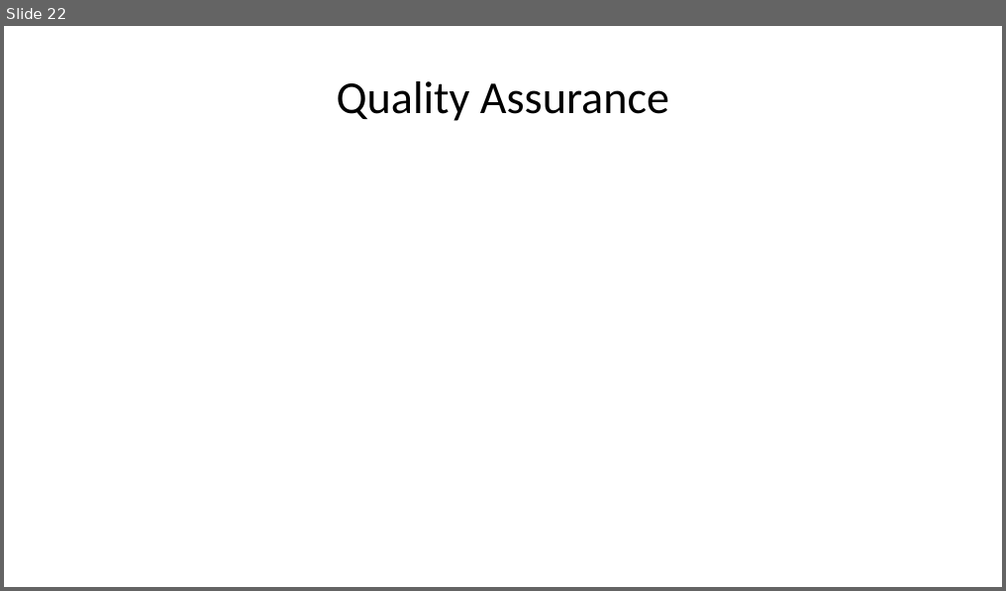
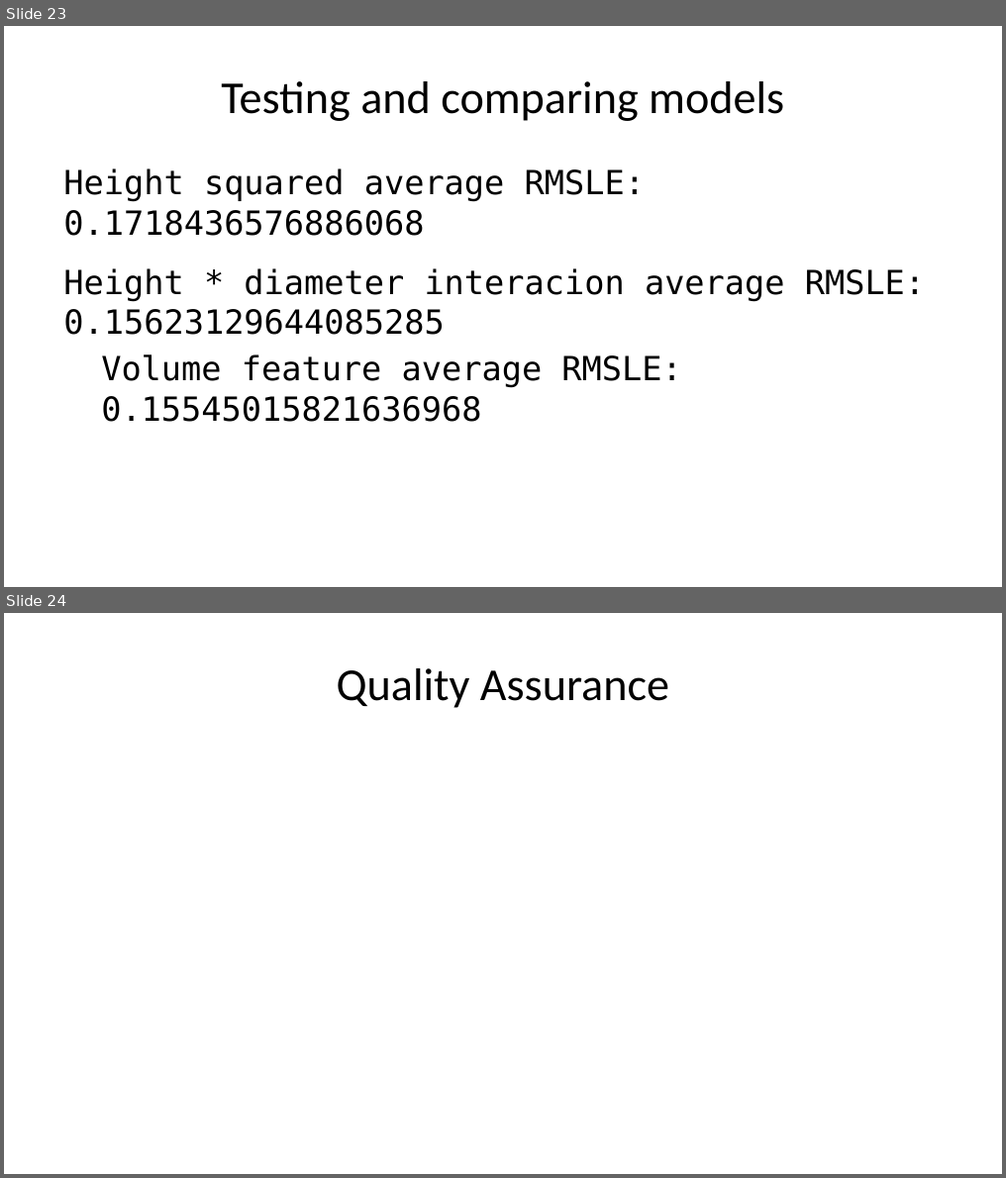
Before and after one commit to deancallahan25/Redwood-Analytics-Portfolio, a slide deck: Project-3/presentation.pptx. Shown one above the other, each under a label of ours: slide 22 before the commit, slides 23 and 24 after it. The pictures are 1006x591 and 1006x1178 pixels, drawn with LibreOffice and Linux fonts; fonts in the diff are those of the drawing. Boxes give left, top, right and bottom in pixels: in the first picture for what was removed or moved away, otherwise in the second. Text is boxed around its words. In the diff, an @@ line names an element or a change of style, - is before the commit and + after.

```diff
--- a/Project-3/presentation.pptx
+++ b/Project-3/presentation.pptx
@@ slide 23 added at (x1=4, y1=26, x2=1002, y2=587), background #FFFFFF @@
@@ title added at (x1=221, y1=81, x2=784, y2=121), 33 pt, text #000000 @@
+Testing and comparing models
@@ text added at (x1=63, y1=169, x2=925, y2=422), 24 pt, text #000000 @@
+Height squared average RMSLE: 0.1718436576886068
+Height * diameter interacion average RMSLE: 0.15623129644085285
+Volume feature average RMSLE: 0.15545015821636968
@@ what was slide 22 is now slide 24 @@
```
Also in this commit, not shown: 8 slides changed, 2 other slides added, 1 slide removed, 1 other file.
